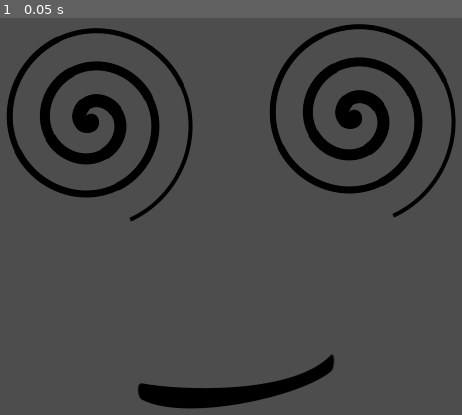
Above: before the commit, frame 1.
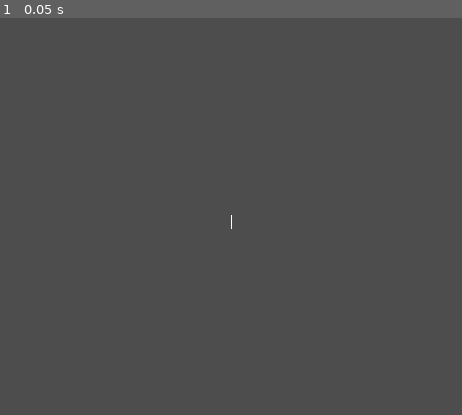
Above: after the commit, the same moment.

Repository: JeremiSz/Rickity_DigiPuppet
Game: Godot game, scene res://avatar.tscn
Two runs of this game, one before a commit and one after it. Both use one fixed random seed, a clock stepped at 60 frames per second and the inputs below.
Inputs:
- Up to frame 1 (0.05 s): no input

The runs differ from the first frame. In frame 1, 11% of the frame differs, in the area x 1-99%, y 1-99%.

Commit message:
allowed output of points

Diff:
--- /dev/null
+++ b/avatar/art/poly_mouth.gd
@@ -0,0 +1,31 @@
+extends Polygon2D
+
+var upper_indeices = PackedInt32Array([49,50,51,52,53,54,55,65,64,63,62,61,49]);
+var lower_indeices = PackedInt32Array([49,61,68,67,66,65,55,56,57,58,59,60,49]);
+var left_indeices = PackedInt32Array([37,38,39,40,41,42,37]);
+var right_indeices = PackedInt32Array([43,44,45,46,47,48,43]);
+@export var SCALE = 1000.0;
+
+func set_upper_pos(points : Array[Vector2]):
+	_set_verts(upper_indeices,points);
+	return;
+
+func set_lower_pos(points : Array[Vector2]):
+	_set_verts(lower_indeices,points);
+	return;
+
+func set_right_pos(points : Array[Vector2]):
+	_set_verts(right_indeices,points);
+	return;
+
+func set_left_pos(points : Array[Vector2]):
+	_set_verts(left_indeices,points);
+	return;
+
+func _set_verts(indies:PackedInt32Array,points:Array):
+	var verts : PackedVector2Array = PackedVector2Array()
+	verts.resize(indies.size());
+	for i in range(indies.size()):
+		verts[i] = points[indies[i] - 1] * SCALE;
+	self.polygon = verts;
+	return;
--- a/avatar/avatar.tscn
+++ b/avatar/avatar.tscn
@@ -7,6 +7,7 @@
 [ext_resource type="Script" path="res://art/eye.gd" id="5_hdb5m"]
 [ext_resource type="Material" uid="uid://cw3b5qaew0yst" path="res://art/mouth_mat.tres" id="6_4ntyd"]
 [ext_resource type="Script" path="res://art/mouth.gd" id="7_vc26f"]
+[ext_resource type="Script" path="res://art/poly_mouth.gd" id="8_f3qji"]
 
 [node name="base" type="Node2D"]
 script = ExtResource("1_0t4x2")
@@ -17,6 +18,7 @@
 [node name="Camera2D" type="Camera2D" parent="."]
 
 [node name="eye_l" type="Sprite2D" parent="."]
+visible = false
 material = ExtResource("3_6d2e6")
 position = Vector2(-130.125, -94)
 scale = Vector2(0.125, 0.5)
@@ -24,6 +26,7 @@
 script = ExtResource("5_hdb5m")
 
 [node name="eye_r" type="Sprite2D" parent="."]
+visible = false
 material = ExtResource("3_6d2e6")
 position = Vector2(132.875, -98)
 scale = Vector2(0.125, 0.5)
@@ -31,8 +34,25 @@
 script = ExtResource("5_hdb5m")
 
 [node name="mouth" type="Sprite2D" parent="."]
+visible = false
 material = ExtResource("6_4ntyd")
 position = Vector2(-2, 134)
 scale = Vector2(0.125, 0.5)
 texture = ExtResource("4_1b4aa")
 script = ExtResource("7_vc26f")
+
+[node name="upperlip" type="Polygon2D" parent="."]
+polygon = PackedVector2Array(0.58, 21.38, 0.263966, 1.84798, 0.492046, 1.6541, 0.632285, 1.67523, 0.758843, 1.60602, 1.02523, 1.77071, 1.27003, 1.99544, 1.20803, 1.97618, 0.819756, 1.87721, 0.64023, 1.87517, 0.463073, 1.90044, 0.10489, 2.12856, 0, 0)
+script = ExtResource("8_f3qji")
+
+[node name="lowerlip" type="Polygon2D" parent="."]
+polygon = PackedVector2Array(0.58, 21.38, 0.263966, 1.84798, 0.492046, 1.6541, 0.632285, 1.67523, 0.758843, 1.60602, 1.02523, 1.77071, 1.27003, 1.99544, 1.20803, 1.97618, 0.819756, 1.87721, 0.64023, 1.87517, 0.463073, 1.90044, 0.10489, 2.12856, 0, 0)
+script = ExtResource("8_f3qji")
+
+[node name="lefteye" type="Polygon2D" parent="."]
+polygon = PackedVector2Array(0.58, 21.38, 0.263966, 1.84798, 0.492046, 1.6541, 0.632285, 1.67523, 0.758843, 1.60602, 1.02523, 1.77071, 1.27003, 1.99544)
+script = ExtResource("8_f3qji")
+
+[node name="righteye" type="Polygon2D" parent="."]
+polygon = PackedVector2Array(0.58, 21.38, 0.263966, 1.84798, 0.492046, 1.6541, 0.632285, 1.67523, 0.758843, 1.60602, 1.02523, 1.77071, 1.27003, 1.99544)
+script = ExtResource("8_f3qji")
--- a/avatar/root.gd
+++ b/avatar/root.gd
@@ -6,6 +6,11 @@
 @onready var eye_l = $"eye_l";
 @onready var eye_r = $"eye_r";
 @onready var mouth = $"mouth";
+
+@onready var lower_lip = $"lowerlip";
+@onready var upper_lip = $"upperlip";
+@onready var left_eye = $"lefteye";
+@onready var right_eye =$"righteye"
 
 func _ready():
 	set_process(false);
@@ -28,7 +33,7 @@
 		var code = face_pos_conn.get_close_code()
 		var reason = face_pos_conn.get_close_reason()
 		print("WebSocket closed with code: %d, reason %s. Clean: %s" % [code, reason, code != -1])
-		set_process(false) # Stop processing.
+		set_physics_process(false) # Stop processing.
 
 func handle_points(coords:PackedFloat32Array):
 	#print(typeof(points));
@@ -39,7 +44,11 @@
 	for  i in range(0,coords.size(),2):
 		points[int(i)/2] = Vector2(coords[i],coords[i+1]) * 2 - Vector2.ONE;
 
-	eye_l.set_pos(points[37],points[38],points[39],points[40],points[41],points[42]);
-	eye_r.set_pos(points[46],points[45],points[44],points[43],points[48],points[47]);
-	mouth.set_pos(points[49],points[55]);
+	#eye_l.set_pos(points[37],points[38],points[39],points[40],points[41],points[42]);
+	#eye_r.set_pos(points[46],points[45],points[44],points[43],points[48],points[47]);
+	#mouth.set_pos(points[49],points[55]);
+	upper_lip.set_upper_pos(points);
+	lower_lip.set_lower_pos(points);
+	left_eye.set_left_pos(points);
+	right_eye.set_right_pos(points);
 	return;
Not shown: 1 places in avatar/avatar.tscn that only renumber resources
